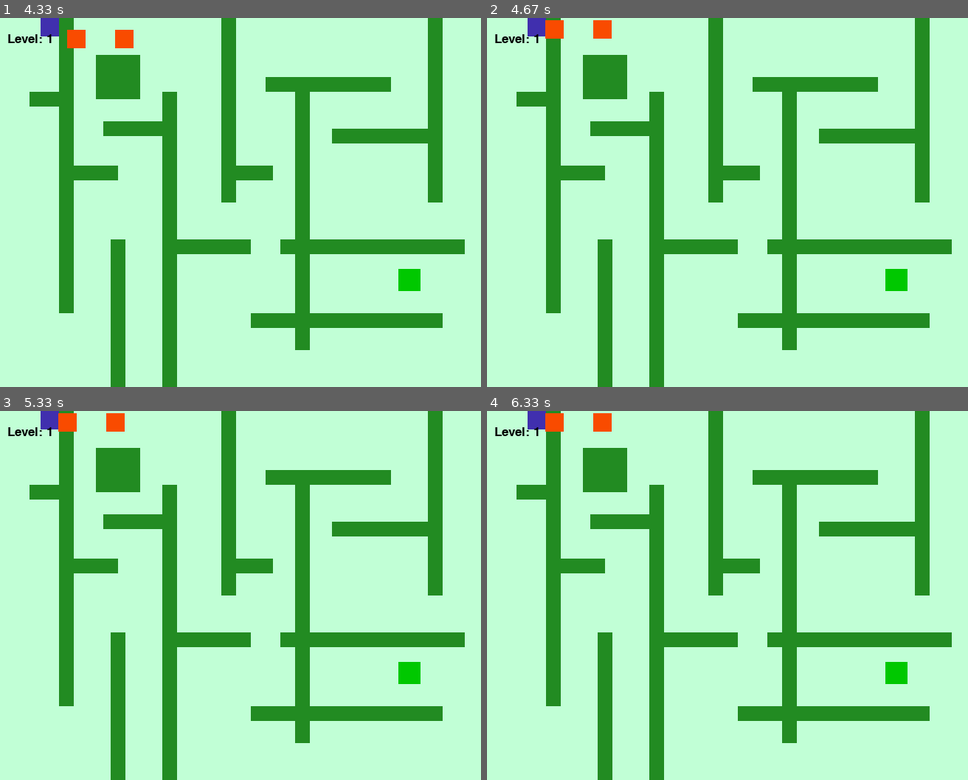
Above: before the commit, frames 1-4 (two rows, left to right).
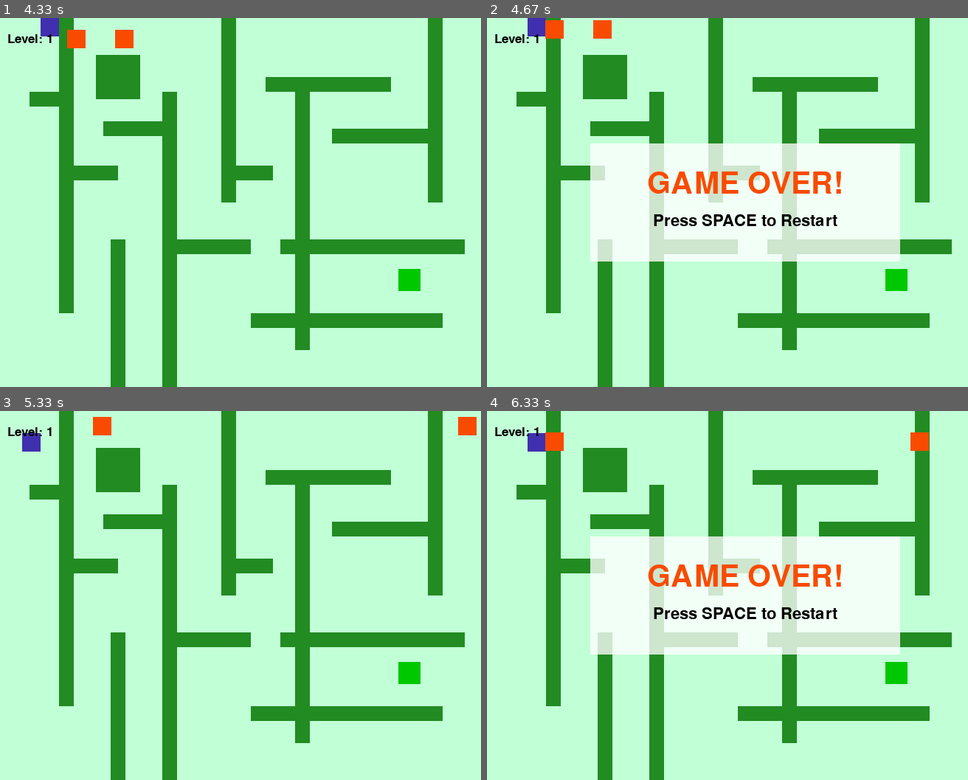
Above: after the commit, the same moments.

Repository: ruizmari192/RuizMarinaICS3C
Game: pygame game, started from pygame-assignment4.py
Two runs of this game, one before a commit and one after it. Both use one fixed random seed, a clock stepped at 60 frames per second and the inputs below.
Inputs:
- Up to frame 1 (4.33 s): hold Space 0.33-0.8 s; hold Right 0.33-0.8 s; hold Up 1.33-1.8 s; hold Left 2.33-2.87 s; hold Down 2.9-3.2 s; hold Up 3.67-4.03 s; hold Right from 4.07 s (still down)
- Up to frame 2 (4.67 s): keep holding Right
- Up to frame 3 (5.33 s): release Right at 4.7 s; tap Space at 5.13 s
- Up to frame 4 (6.33 s): hold Left 5.47-5.93 s; tap Space at 5.53, 5.83, 6.03 s; hold Right from 5.97 s (still down)

Frame 1 is identical in both runs. In frame 2, 21% of the frame differs, in the area x 21-86%, y 34-66%; in frame 3, 1.0%; in frame 4, 22%, in the area x 8-92%, y 0-66%.

Commit message:
i fixed all the small bugs, finished level 2 and added a power up for level 2

Diff:
--- a/pygame-assignment4.py
+++ b/pygame-assignment4.py
@@ -113,14 +113,6 @@
 DARK_GREEN = (34, 139, 34)
 LIGHT_GREEN = (193, 255, 214)
 
-#for level 2:
-stars = [
-    pygame.Rect(180, 20, 15, 15),
-    pygame.Rect(350, 260, 15, 15),
-    pygame.Rect(640, 100, 15, 15)
-]
-
-
 # Create the game window
 screen = pygame.display.set_mode((SCREEN_WIDTH, SCREEN_HEIGHT))
 pygame.display.set_caption("Maze Game")
@@ -129,21 +121,20 @@
 player_size = 25
 player_x = 30
 player_y = 30
-player = pygame.Rect (30, 30, player_size, player_size)
+player = pygame.Rect (30, 30, player_size, player_size) #to create the player's shape for pygame
 speed = 4
 
 #set up music
 pygame.mixer.music.load("atlasaudio-arcade-game-617542.mp3")
-pygame.mixer.music.play(-1)
+pygame.mixer.music.play(-1) #to display it in a loop so that it doesn't stop when reaches the end
 
 #set up the enemies
-
 enemy_size = 25
 enemy_speed = 0.8
 #enemy 1 (it will appear in the right section of the screen (350-650))
-enemy1_x = random.randint (350, SCREEN_WIDTH - enemy_size)
-enemy1_y = 0
-enemy1 = pygame.Rect (enemy1_x, enemy1_y, enemy_size, enemy_size)
+enemy1_x = random.randint (350, SCREEN_WIDTH - enemy_size) #to create random position x position in the right side
+enemy1_y = 0 #so that it appears in the top of the screen
+enemy1 = pygame.Rect (enemy1_x, enemy1_y, enemy_size, enemy_size) #to create the enemy1 for pygame
 
 #enemy2 (will appear in the left side of the screen)
 enemy2_x = random.randint(50, SCREEN_WIDTH - enemy_size)
@@ -180,8 +171,21 @@
 ]
 
 #gate configuration for level 2
-gate_wall = pygame.Rect (500, 320, 20, 80)
+gate_wall = pygame.Rect (580, 320, 20, 80)
 gate_open = False #to track if the gate is open
+
+#stars configuration for level 2:
+stars = [
+    pygame.Rect(180, 20, 15, 15),
+    pygame.Rect(350, 260, 15, 15),
+    pygame.Rect(640, 100, 15, 15)
+]
+
+#power up configuration for level 2
+power_up = pygame.Rect(190, 425, 20, 20)
+powerup_active = False #to track if the power up
+enemies_hidden = False
+powerup_start_time = 0
 
 current_level = 1 #to establish the levels
 
@@ -224,36 +228,41 @@
 
             #set the enemies movement logic (towards the player)
             # enemy one chase logic:
-            if enemy1_x < player_x: #to make the enemy move differently depending on the player
-                enemy1_x += enemy_speed
-            elif enemy1_x > player_x:
-                enemy1_x -= enemy_speed
-
-            if enemy1_y < player_y:
-                enemy1_y += enemy_speed
-            elif enemy1_y > player_y:
-                enemy1_y -= enemy_speed
-
-            # enemy two logic, same as the enemy one but with its different speed
-            if enemy2_x < player_x:
-                enemy2_x += enemy_speed
-            elif enemy2_x > player_x:
-                enemy2_x -= enemy_speed
-
-            if enemy2_y < player_y:
-                enemy2_y += enemy_speed
-            elif enemy2_y > player_y:
-                enemy2_y -= enemy_speed
-
-            enemy1.x = int(enemy1_x)
-            enemy1.y = int(enemy1_y)
-            enemy2.x = int(enemy2_x)
-            enemy2.y = int(enemy2_y)
-
-            #if the player touches either enemy, stop the loop
-            if player.colliderect(enemy1) or player.colliderect(enemy2):
-                print("Game Over! An enemy caught you.")
-                lost = True
+            if not enemies_hidden: #to check that the player doesn't have the power up so the enemies still appear
+                if enemy1_x < player_x: #to make the enemy move differently depending on the player
+                    enemy1_x += enemy_speed
+                elif enemy1_x > player_x:
+                    enemy1_x -= enemy_speed
+
+                if enemy1_y < player_y:
+                    enemy1_y += enemy_speed
+                elif enemy1_y > player_y:
+                    enemy1_y -= enemy_speed
+
+                # enemy two logic, same as the enemy one but with its different speed
+                if enemy2_x < player_x:
+                    enemy2_x += enemy_speed
+                elif enemy2_x > player_x:
+                    enemy2_x -= enemy_speed
+
+                if enemy2_y < player_y:
+                    enemy2_y += enemy_speed
+                elif enemy2_y > player_y:
+                    enemy2_y -= enemy_speed
+
+                enemy1.x = int(enemy1_x)
+                enemy1.y = int(enemy1_y)
+                enemy2.x = int(enemy2_x)
+                enemy2.y = int(enemy2_y)
+
+                #if the player touches either enemy, stop the loop
+                if player.colliderect(enemy1) or player.colliderect(enemy2):
+                    print("Game Over! An enemy caught you.")
+                    lost = True
+            else:
+                #check if 5 seconds have passed (that's the time the enemies are away)
+                if pygame.time.get_ticks() - powerup_start_time >= 5000:
+                    enemies_hidden = False
 
             if keys[pygame.K_SPACE]:
                 if not bullet_active:
@@ -306,9 +315,50 @@
                     if gate_wall in walls:
                         walls.remove(gate_wall)
                         gate_open = True
+
+                if player.colliderect(power_up): #to check if the player has touched the power up
+                    powerup_active = True
+                    enemies_hidden = True
+                    powerup_start_time = pygame.time.get_ticks()
+
                 if player.colliderect(exit_rect):
                     won2 = True
 
+        elif lost:
+            if keys[pygame.K_SPACE]: #reset game to level 1
+                lost = False
+                current_level = 1
+                won1 = False
+                won2 = False
+                menu_screen = False
+                bullet_active = False
+                powerup_active = False
+                enemies_hidden = False
+
+                #reset players position:
+                player.x = 30
+                player.y = 30
+
+                #reset enemies position:
+                enemy1_x = random.randint(350, SCREEN_WIDTH - enemy_size)
+                enemy1_y = 0
+                enemy1.x = enemy1_x
+                enemy1.y = enemy1_y
+
+                enemy2_x = random.randint(50, SCREEN_WIDTH - enemy_size)
+                enemy2_y = 0
+                enemy2.x = enemy2_x
+                enemy2.y = enemy2_y
+
+                #reset level 2 gate and stars:
+                gate_open = False
+                if gate_wall in walls:
+                    walls.remove(gate_wall)
+                stars = [
+                    pygame.Rect(180, 20, 15, 15),
+                    pygame.Rect(350, 260, 15, 15),
+                    pygame.Rect(640, 100, 15, 15)
+                ]
 
 
     #to keep the player within the screen bounds
@@ -347,8 +397,9 @@
 
     #
     #draw the enemy
-    pygame.draw.rect(screen, RED, enemy1)
-    pygame.draw.rect(screen, RED, enemy2)
+    if not enemies_hidden:
+        pygame.draw.rect(screen, RED, enemy1)
+        pygame.draw.rect(screen, RED, enemy2)
 
     #draw the text for the level
     font_level = pygame.font.SysFont(None, 25)
@@ -366,29 +417,58 @@
 #           pygame.draw.rect(screen, GOLD, star)
         #print("HERE 1")
     if menu_screen == True:
-        menu_bg = pygame.Surface((450, 120))
+        menu_bg = pygame.Surface((350, 200))
         menu_bg.fill(WHITE)
         menu_bg.set_alpha(200)
-        screen.blit(menu_bg, (125, 220))
+        screen.blit(menu_bg, (175, 155))
 
         font = pygame.font.SysFont(None, 36)
-        message = font.render("Level 2: Press SPACE to Play", True, BLACK)
-        screen.blit(message, (175, 265))
+        line1 = font.render("Level 2!", True, BLACK) #set the first line of text
+        line1_rect = line1.get_rect(center=(SCREEN_WIDTH // 2, SCREEN_HEIGHT // 2 - 20)) #to center the first line of text
+
+        line2 = font.render("Press ENTER to Start", True, BLACK) #set the second line of text
+        line2_rect = line2.get_rect(center=(SCREEN_WIDTH // 2, SCREEN_HEIGHT // 2 + 20)) #to center it in the square of the menu box
+
+        screen.blit(line1, line1_rect) #to draw it centered
+        screen.blit(line2, line2_rect) #to draw it centered
 
 
         if keys[pygame.K_SPACE]:
             menu_screen = False
 
-    if current_level == 2 and won2 == False:
+    if current_level == 2 and won2 == False and menu_screen == False:
         for star in stars:
                     pygame.draw.rect(screen, GOLD, star)
+        if not powerup_active:
+            pygame.draw.rect(screen, PURPLE, power_up)
 
     # Display the winning message
     if won2 == True:
-        font = pygame.font.SysFont(None, 48)
+        font = pygame.font.SysFont(None, 80)
         message = font.render("YOU WIN!", True, BLACK)
-        screen.blit(message, (220, 180))
+        #screen.blit(message, (220, 180))
+        text_x = (SCREEN_WIDTH - message.get_width()) // 2
+        text_y = (SCREEN_HEIGHT - message.get_height()) // 2
+        screen.blit(message, (text_x, text_y))
         print("HERE 3")
+
+    if lost: #display game over message
+        menu_bg = pygame.Surface((420, 160)) #menu's surface
+        menu_bg.fill(WHITE)
+        menu_bg.set_alpha(200)
+        bg_rect = menu_bg.get_rect(center=(SCREEN_WIDTH // 2, SCREEN_HEIGHT // 2)) #to set it so that i can draw it and also center it inside the screen
+        screen.blit(menu_bg, bg_rect) #to position it centered in the screen
+
+        font_big = pygame.font.SysFont(None, 60) #for the text
+        line1 = font_big.render("GAME OVER!", True, RED) #first line of the text
+        line1_rect = line1.get_rect(center=(SCREEN_WIDTH // 2, SCREEN_HEIGHT // 2 - 25)) #to set it so that i can draw it and also center it inside the box
+
+        font_small = pygame.font.SysFont(None, 32)
+        line2 = font_small.render("Press SPACE to Restart", True, BLACK) #second line
+        line2_rect = line2.get_rect(center=(SCREEN_WIDTH // 2, SCREEN_HEIGHT // 2 + 25)) #center it
+
+        screen.blit(line1, line1_rect) #draw both lines
+        screen.blit(line2, line2_rect)
 
     # Update the display
     pygame.display.flip()
